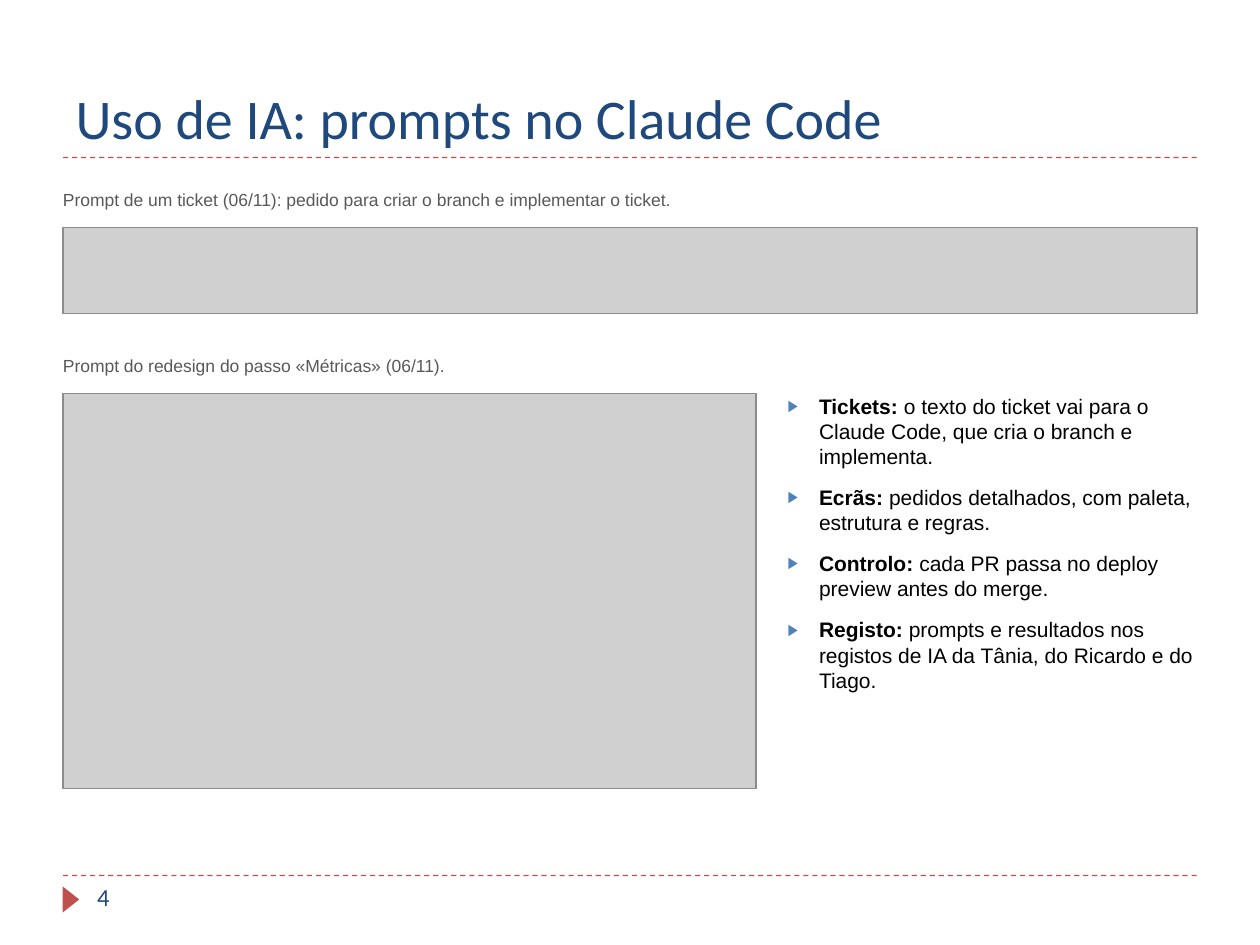
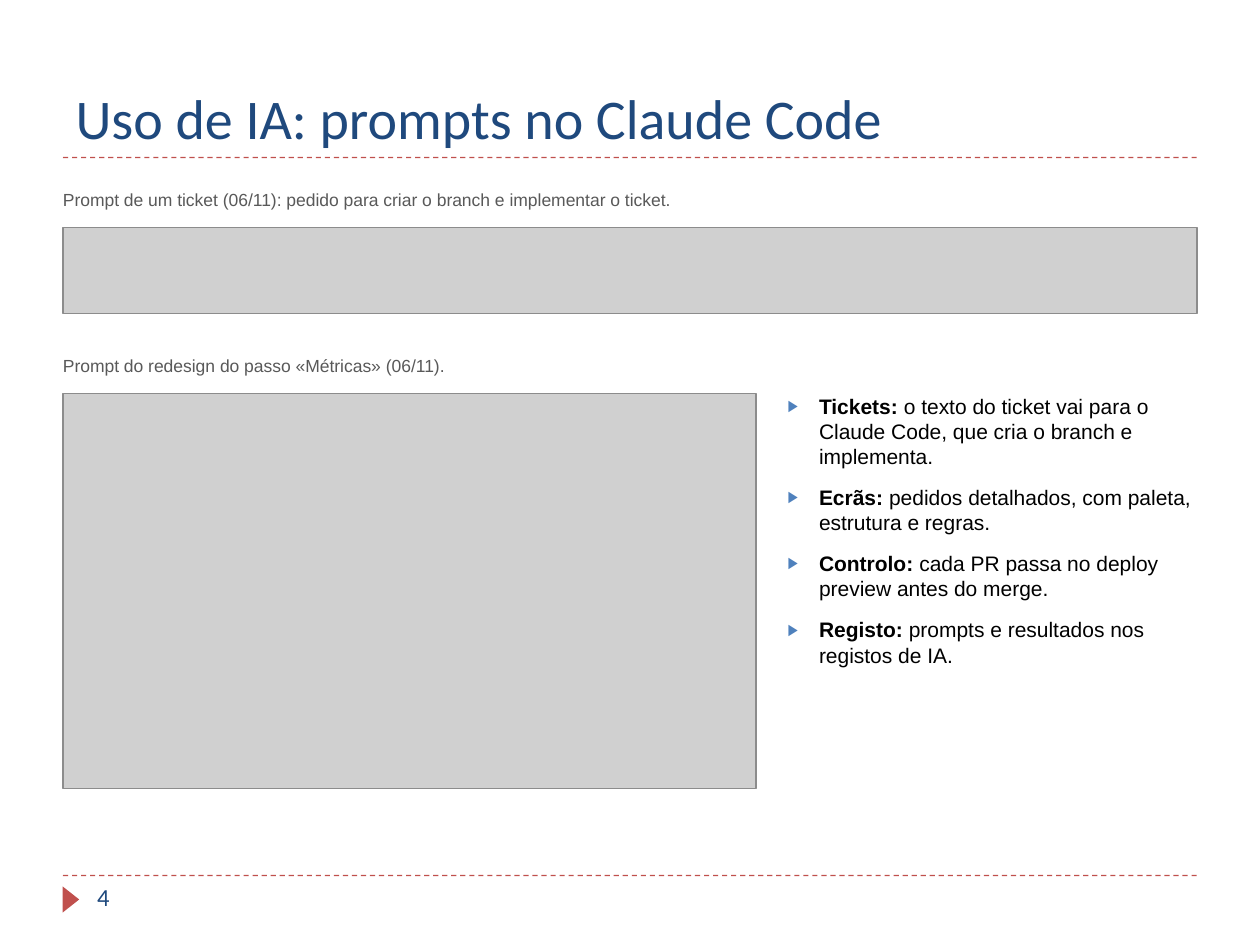
Before and after one commit to TaniaBmGuedes/MDS-TP4, a slide deck: slide 4 of entrega/07_Apresentacao_Final.pptx. Drawn at 1260x945 pixels with LibreOffice and Linux fonts; fonts in the diff are those of the drawing; grey boxes stand for pictures; background and template pictures are left out. Boxes give left, top, right and bottom in pixels: in the first picture for what was removed or moved away, otherwise in the second. Text is boxed around its words. In the diff, an @@ line names an element or a change of style, - is before the commit and + after.

```diff
--- a/entrega/07_Apresentacao_Final.pptx
+++ b/entrega/07_Apresentacao_Final.pptx
@@ text at [819,621,1144,667]: text changed @@
-▶ Registo: prompts e resultados nos registos de IA da Tânia, do Ricardo e do Tiago.
+▶ Registo: prompts e resultados nos registos de IA.
```
